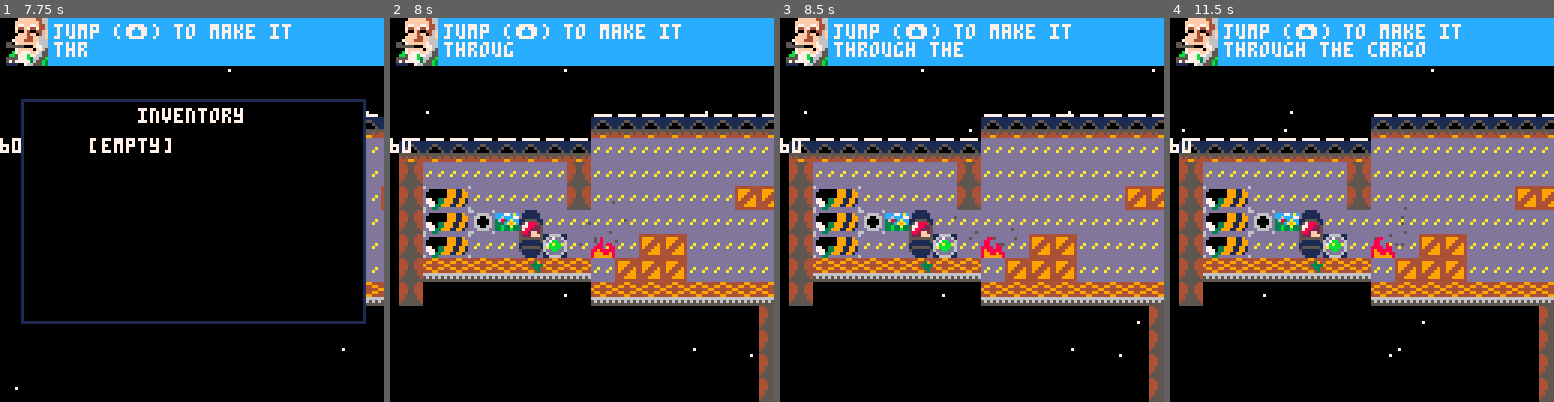
Above: before the commit, frames 1-4 (left to right).
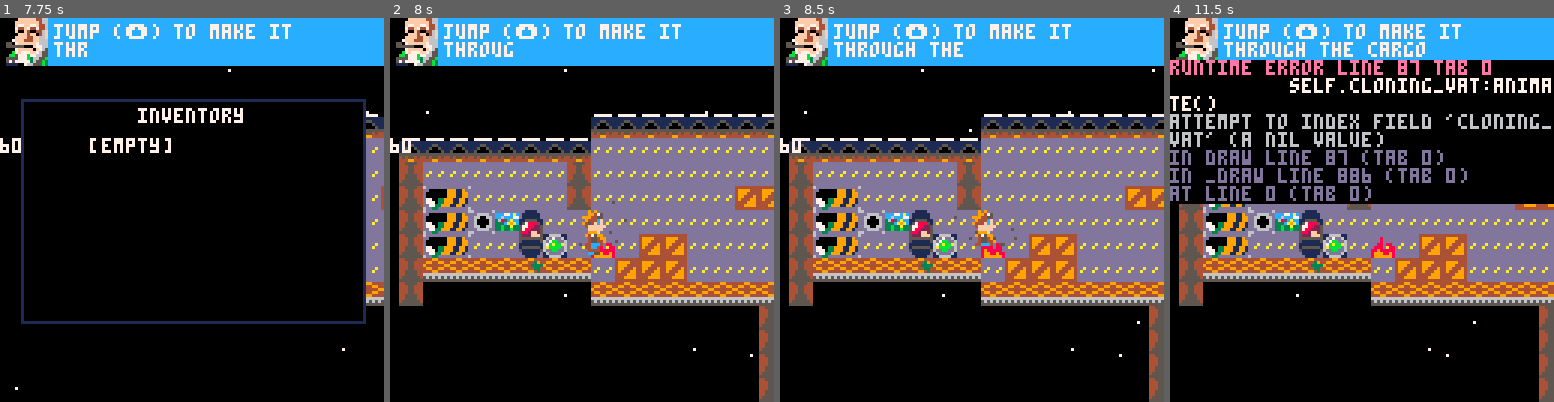
Above: after the commit, the same moments.

Repository: nsatragno/pico8-carts
Game: PICO-8 cartridge space_kludge/space_kludge.p8
Same seed, same stepped clock (60 frames per second), same inputs: the game is played once before the commit and once after it.
Inputs:
- Up to frame 1 (7.75 s): tap X (X key) at 0.33, 0.7, 1.43, 2.58, 3.1, 3.62, 4.13, 4.65, 5.17, 5.68, 6.2, 6.72, 7.23 s; tap O (Z key) at 1.07, 1.8, 2.43, 3.07, 3.7, 4.33, 4.97, 5.6, 6.23, 6.87, 7.5 s; hold Right 2.33-3.33 s; hold Right 3.38-4.22 s; hold Up 4.27-4.67 s; hold Right 4.72-5.72 s; hold Down 5.77-6.1 s; hold Left 6.15-6.98 s; hold Right from 7.03 s (still down)
- Up to frame 2 (8 s): keep holding Right; tap X (X key) at 7.75 s
- Up to frame 3 (8.5 s): release Right at 8.03 s; hold Right from 8.08 s (still down); tap O (Z key) at 8.13 s; tap X (X key) at 8.27 s
- Up to frame 4 (11.5 s): tap O (Z key) every 0.63 s from 8.77 to 11.3 s; tap X (X key) every 0.52 s from 8.78 to 11.37 s; release Right at 8.92 s; hold Up 8.97-9.37 s; hold Right 9.42-10.42 s; hold Down 10.47-10.8 s; hold Left from 10.85 s (still down)

Frame 1 is identical in both runs. In frame 2, 0.5% of the frame differs, in the area x 50-57%, y 50-62%; in frame 3, 0.4%; in frame 4, 23%, in the area x 0-100%, y 10-89%.
Error after the commit: runtime error line 87 tab 0; self.cloning_vat:animate(); attempt to index field 'cloning_vat' (a nil value)

Commit message:
Add basic death animation.

Diff:
--- a/space_kludge/space_kludge.p8
+++ b/space_kludge/space_kludge.p8
@@ -22,6 +22,10 @@
  return { x = x / l, y = y / l }
 end
 
+function clip_absolute(x, y, width, height)
+  clip(x - flr(g_camera.x), y - flr(g_camera.y), width, height)
+end
+
 function vector_to_player(element)
  return normalize(g_player.x - element.x, g_player.y - element.y)
 end
@@ -72,30 +76,46 @@
     -- the number of frames the player held an arrow key
     movement_ticks = 0,
 
+    -- the death ticks animation
+    death_ticks = 0,
+
     draw = function(self)
       -- todo draw proper death animation
-      if self.hp > 0 then
-        local top_sprite = 0
-        local bottom_sprite = 16 + self.movement_ticks / 5 % 4
-
-        if self.jump_ticks > 0 then
-          top_sprite = 4
-          bottom_sprite = 20
-        end
-
-        spr(top_sprite, self.x, self.y, 1, 1, self.facing != 1)
-        spr(bottom_sprite, self.x, self.y + 8, 1, 1, self.facing != 1)
-      else
-        -- player is dead
-        if self.cloning_vat then
+      if self.hp <= 0 then
+        clip_absolute(self.x, self.y, 8, abs(16 - self.death_ticks \ 8))
+        self.death_ticks -= 1
+
+        if self.death_ticks == 128 then
+          -- respawn player
+          self.cloning_vat:animate()
           self.x = self.cloning_vat.x
           self.y = self.cloning_vat.y - 8
-          self.dx = 0
-          self.dy = 0
+          g_dialog:set({
+            {
+              text = "cloning subject",
+              sprite = 10,
+            },
+          })
+        end
+
+        if self.death_ticks <= 0 and self.cloning_vat then
           self.hp = 6
-          self.cloning_vat:animate()
-        end
-      end
+        end
+      end
+
+      local top_sprite = 0
+      local bottom_sprite = 16 + self.movement_ticks / 5 % 4
+
+      if self.jump_ticks > 0 then
+        top_sprite = 4
+        bottom_sprite = 20
+      end
+
+      spr(top_sprite, self.x, self.y, 1, 1, self.facing != 1)
+      spr(bottom_sprite, self.x, self.y + 8, 1, 1, self.facing != 1)
+
+      clip()
+
       if self.hint then
         local y = flr(get_sine_wave(flr(self.y) - 6, 1))
         rectfill(self.x, y + 1, self.x + 6, y + 3, 0)
@@ -246,8 +266,16 @@
     end,  -- player:draw_inventory
 
     take_damage = function(self, damage)
+      if self.hp <= 0 then
+        return
+      end
       self.hp -= damage
       self.dy = -0.5
+      if self.hp <= 0 then
+        self.death_ticks = 256
+        self.dx = 0
+        self.dy = 0
+      end
     end,  -- player:take_damage
   }
 end  -- create_player
@@ -552,7 +580,7 @@
     end,  -- cloning_vat:activate
 
     animate = function(self)
-      self.respawning_ticks = 60
+      self.respawning_ticks = 128
     end,
   }
 end
@@ -640,7 +668,7 @@
 
     draw = function(self)
       palt(0, false)
-      clip(x - flr(g_camera.x), y - flr(g_camera.y), 8, 8 * size)
+      clip_absolute(x, y, 8, 8 * size)
       for i = 0, (size - 1) do
         local sprite = 38
         if i >= 1 then
@@ -687,7 +715,7 @@
 
   fire.draw = function(self)
     local sprite = 56 + flr(time() * 10 + x) % 3
-    clip(x - flr(g_camera.x), y - flr(g_camera.y), 8, 8)
+    clip_absolute(x, y, 8, 8)
     spr(sprite, self.x, self.y + 8 - self.hp)
     clip()
   end  -- fire:draw
